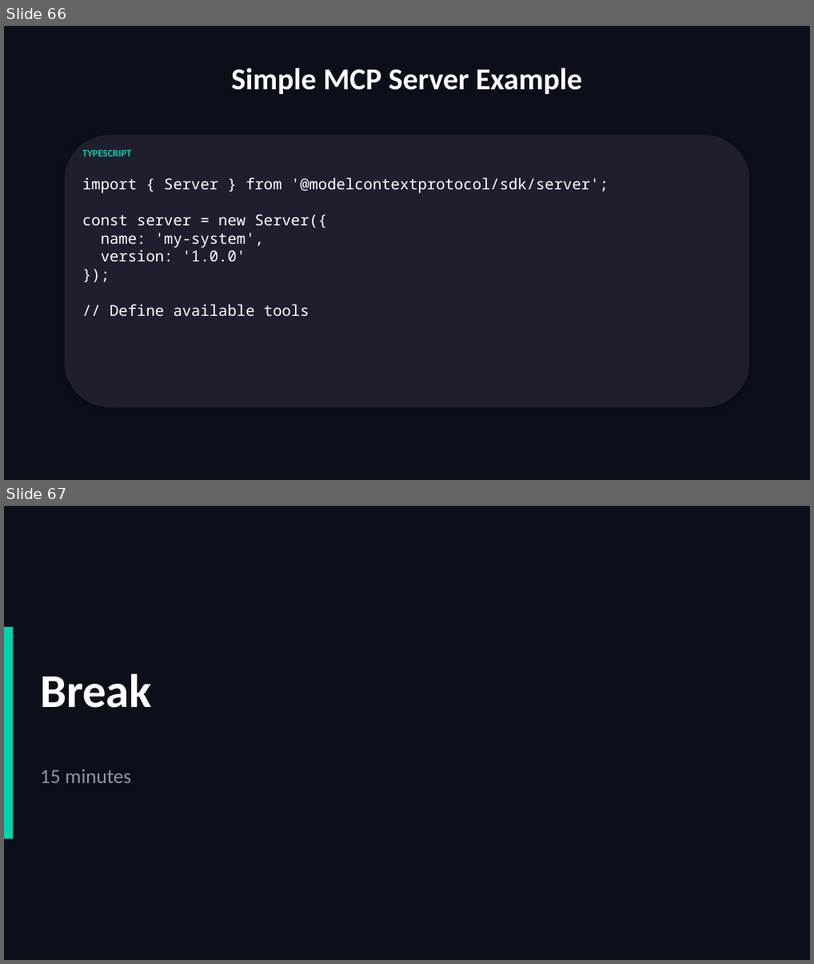
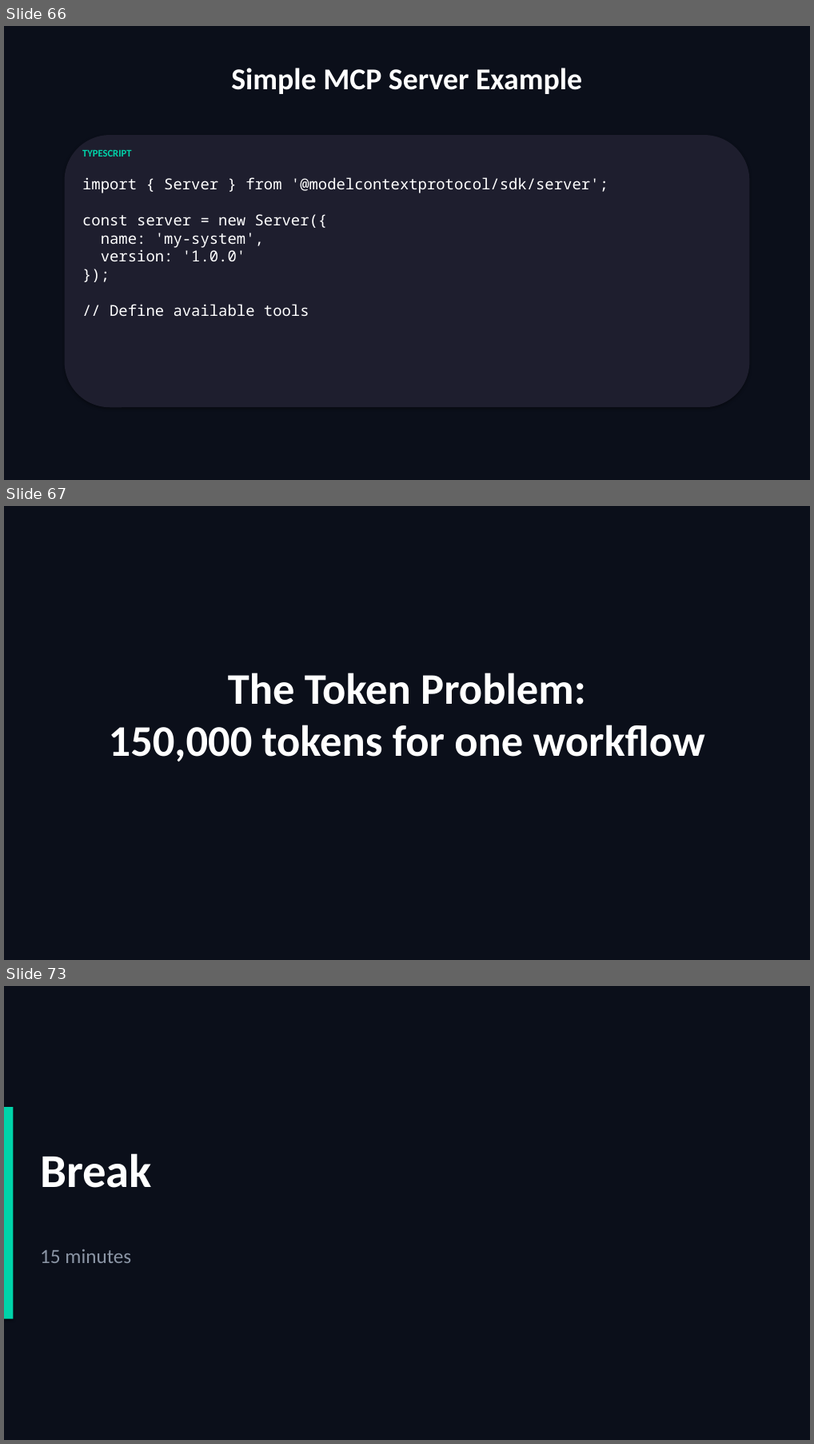
Before and after one commit to scottrhay/AIA-ClaudeCopilot, a slide deck: slides/Day3_Claude_Code_Advanced.pptx. Shown one above the other, each under a label of ours: slides 66 and 67 before the commit, slides 66, 67 and 73 after it; the slides between them are not shown. The pictures are 814x964 and 814x1444 pixels, drawn with LibreOffice and Linux fonts; fonts in the diff are those of the drawing. Boxes give left, top, right and bottom in pixels: in the first picture for what was removed or moved away, otherwise in the second. Text is boxed around its words. In the diff, an @@ line names an element or a change of style, - is before the commit and + after.

```diff
--- a/slides/Day3_Claude_Code_Advanced.pptx
+++ b/slides/Day3_Claude_Code_Advanced.pptx
@@ slide 67 added at [4,506,810,960], background #0B0F1A @@
@@ text added at [109,672,706,761], 52 pt, text #FFFFFF, bold @@
+The Token Problem:
+150,000 tokens for one workflow
@@ what was slide 67 is now slide 73 @@
```
Also in this commit, not shown: 5 other slides added.
